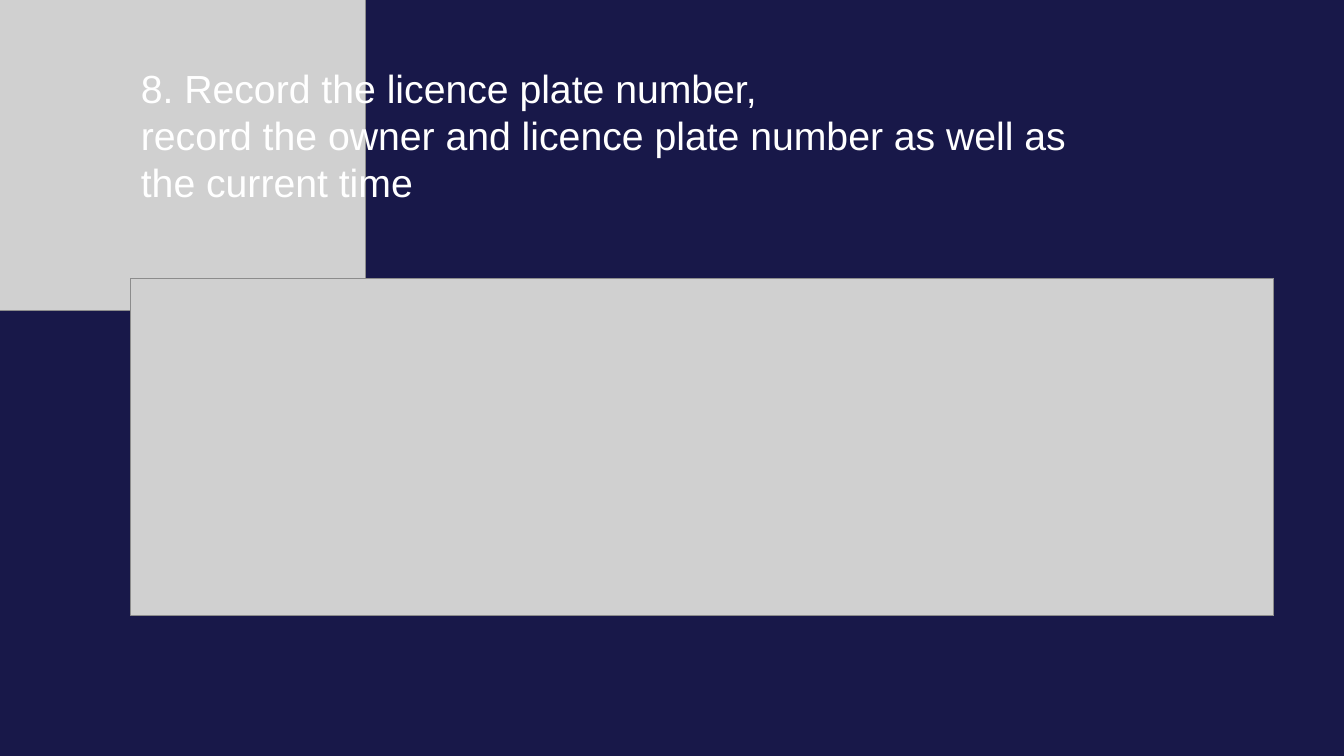
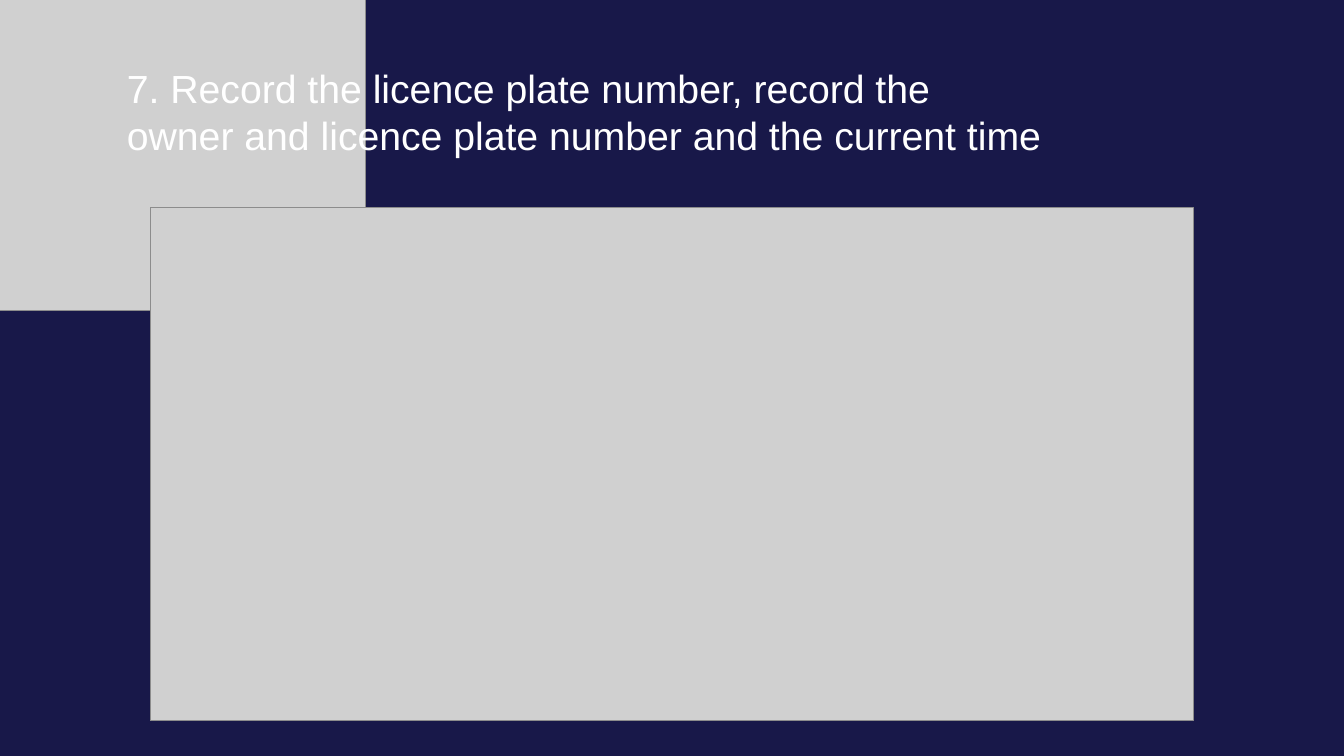
Before and after one commit to LZPMPC005L/Vehicle-management, a slide deck: slide 10 of Vehicle management.pptx (slide 13 before the commit). Drawn at 1344x756 pixels with LibreOffice and Linux fonts; fonts in the diff are those of the drawing; grey boxes stand for pictures. Boxes give left, top, right and bottom in pixels: in the first picture for what was removed or moved away, otherwise in the second. Text is boxed around its words. In the diff, an @@ line names an element or a change of style, - is before the commit and + after.

```diff
--- a/Vehicle management.pptx
+++ b/Vehicle management.pptx
@@ text at <box>127,74,1041,158</box>: text changed @@
-8. Record the licence plate number,
-record the owner and licence plate number as well as
-the current time
+7. Record the licence plate number, record the
+owner and licence plate number and the current time
@@ picture: place and size @@
-picture at <box>131,278,1274,616</box>
+picture at <box>150,208,1194,721</box>
```
Also in this commit, not shown: 5 other slides changed, 9 slides added, 10 slides removed, 12 other files.
